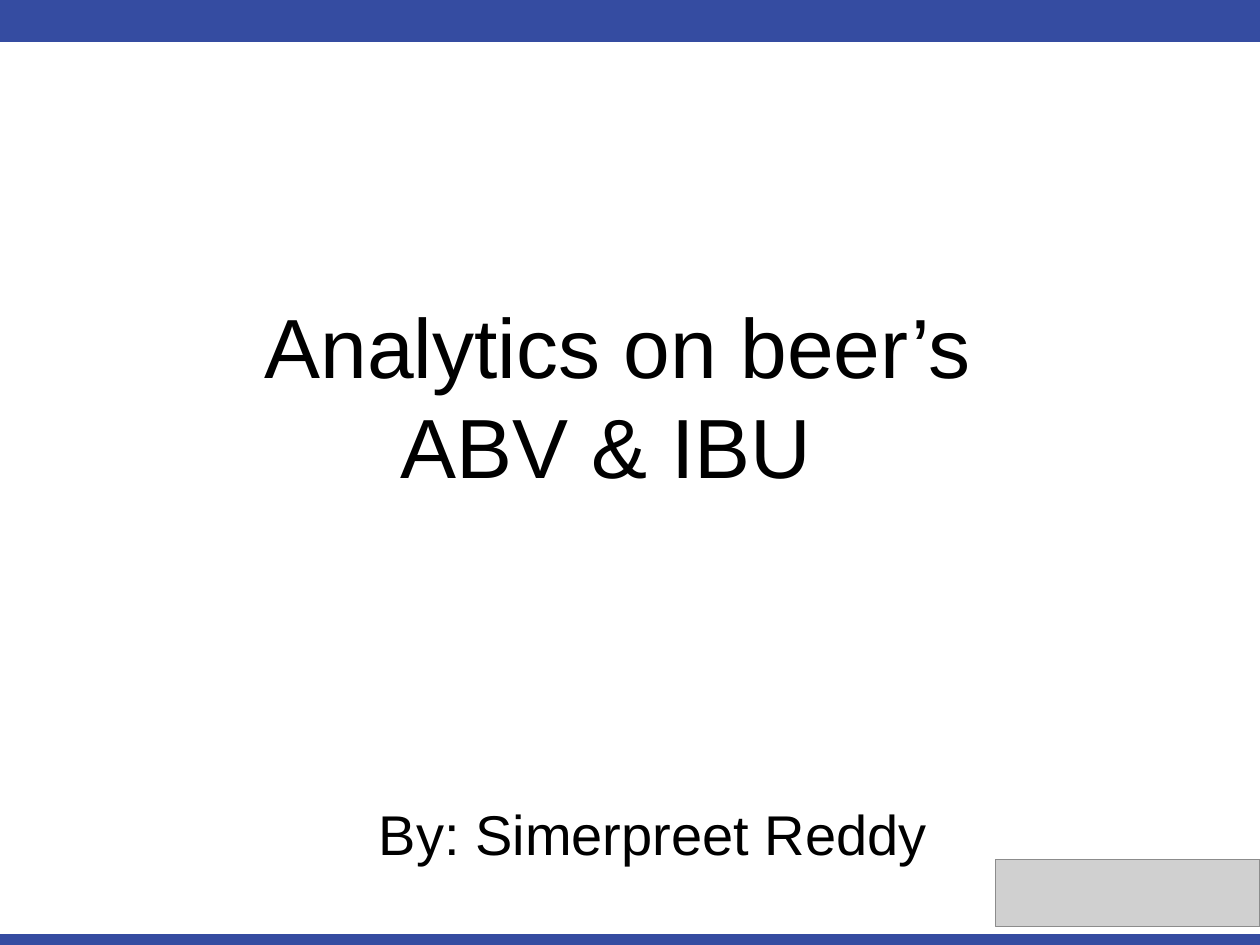
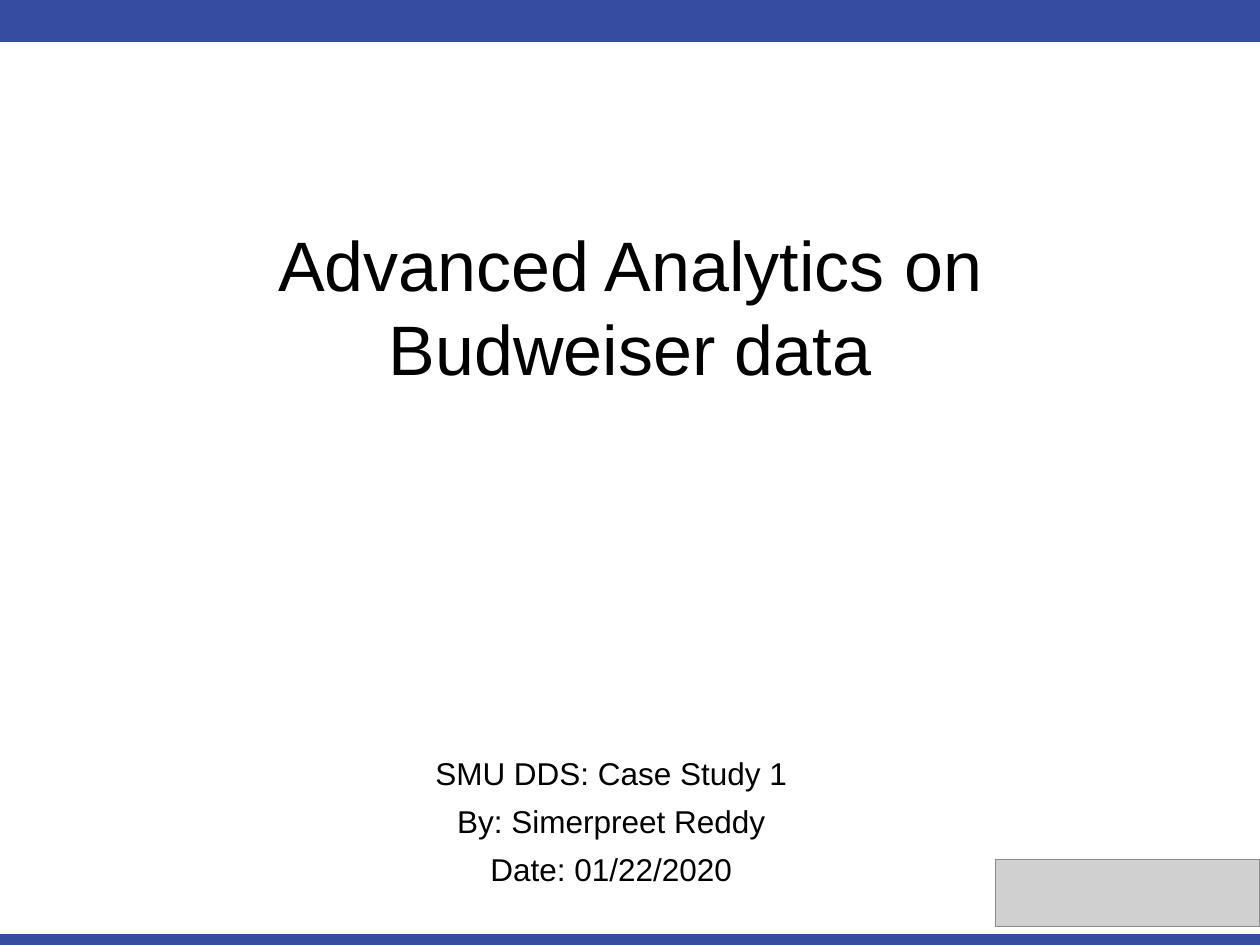
Before and after one commit to simerkreddy/SMU_DDS_Case_Study_1, a slide deck: slide 1 of Simerpreet_Reddy_Unit_8_Assignment.pptx. Drawn at 1260x945 pixels with LibreOffice and Linux fonts; fonts in the diff are those of the drawing; grey boxes stand for pictures; background and template pictures are left out. Boxes give left, top, right and bottom in pixels: in the first picture for what was removed or moved away, otherwise in the second. Text is boxed around its words. In the diff, an @@ line names an element or a change of style, - is before the commit and + after.

Commit message:
Add files via upload
Fixing a code issue with Beer_Name

```diff
--- a/Simerpreet_Reddy_Unit_8_Assignment.pptx
+++ b/Simerpreet_Reddy_Unit_8_Assignment.pptx
@@ text at (x1=278, y1=240, x2=982, y2=376): text changed; size 48 to 40 pt @@
-Analytics on beer’s ABV & IBU
+Advanced Analytics on Budweiser data
@@ text "SMU DDS: Case Study 1" moved from (x1=379, y1=814, x2=927, y2=866) to (x1=435, y1=762, x2=787, y2=882) @@
@@ text at (x1=435, y1=762, x2=787, y2=791): paragraph added @@
+SMU DDS: Case Study 1
@@ text at (x1=457, y1=810, x2=765, y2=839): size 32 to 18 pt in "By: Simerpreet Reddy"; alignment left to centre @@
@@ text at (x1=490, y1=858, x2=732, y2=882): paragraph added @@
+Date: 01/22/2020
```
Also in this commit, not shown: 3 other slides changed, 2 other files.
